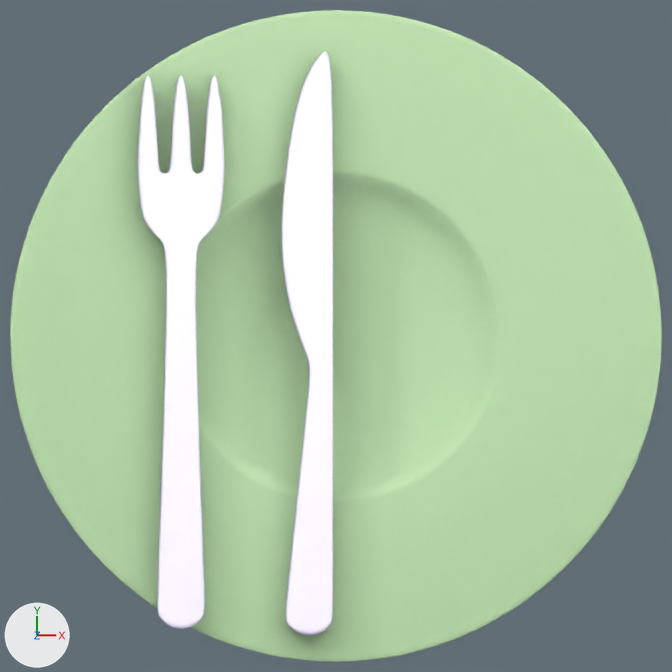
One commit to the Blender file graphics/matdatabasen.blend: the scene before it, then after it.
Before and after are seen from the file's camera 'Camera'. Arrows for +X, +Y and +Z are at lower left; the lights stay in place.
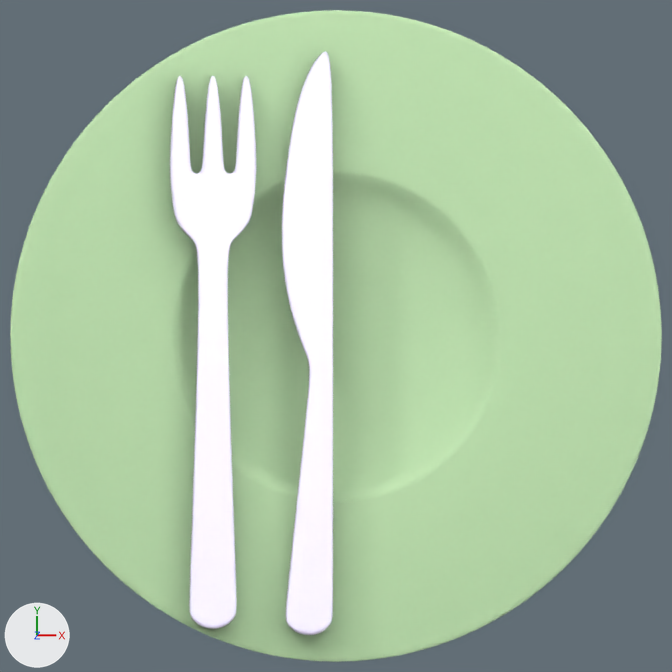
Pixel boxes (x1, y1, x2, y2) of what changed, in the pictures (672 x 672 px; the box of a moved part takes in the faces that stretch with it):
'Plane.003', reshaped (16% narrower)
    before: (138, 51, 333, 635)
    after: (170, 51, 333, 635)
part 1 of me_plane_003, moved or reshaped
    before: (138, 76, 224, 629)
    after: (170, 76, 256, 629)

The change, as a diff of the scene's bpy script:
```diff
--- a/graphics/matdatabasen.blend.py
+++ b/graphics/matdatabasen.blend.py
@@ me_plane_003 @@
 me_plane_003.from_pydata(...)  # 304 vertices, 300 faces; spans x -0.18..0.44, y -0.94..0.9, z -0.18..-0.06
 # used by ob_plane_003; location = (-0.184, 0.0, -0.05); rotation_euler = (0.0, 3.142, 0.0), in degrees (0, 180, 0)
+# me_plane_003 part 1: the loose piece of 176 vertices spanning x 0.16..0.44, y -0.92..0.82, z -0.18..-0.06 is moved by (-0.1, 0.0, 0.0)
 me_plane_003.materials.append(mat_bestick)
```
